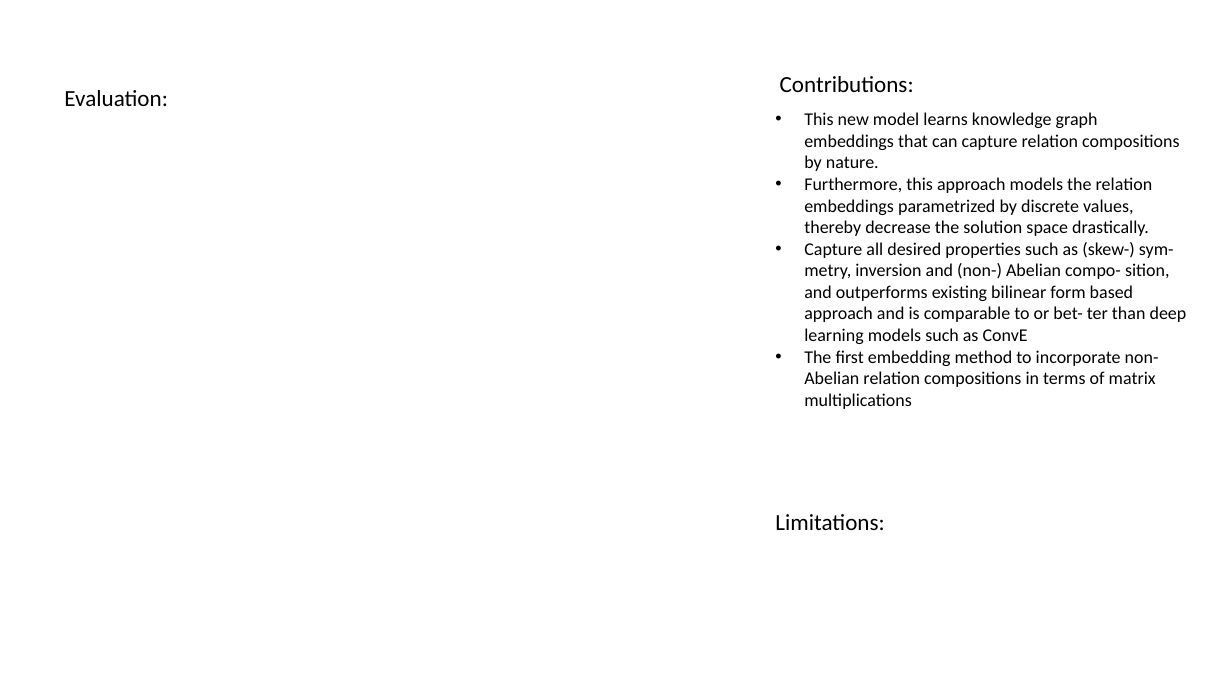
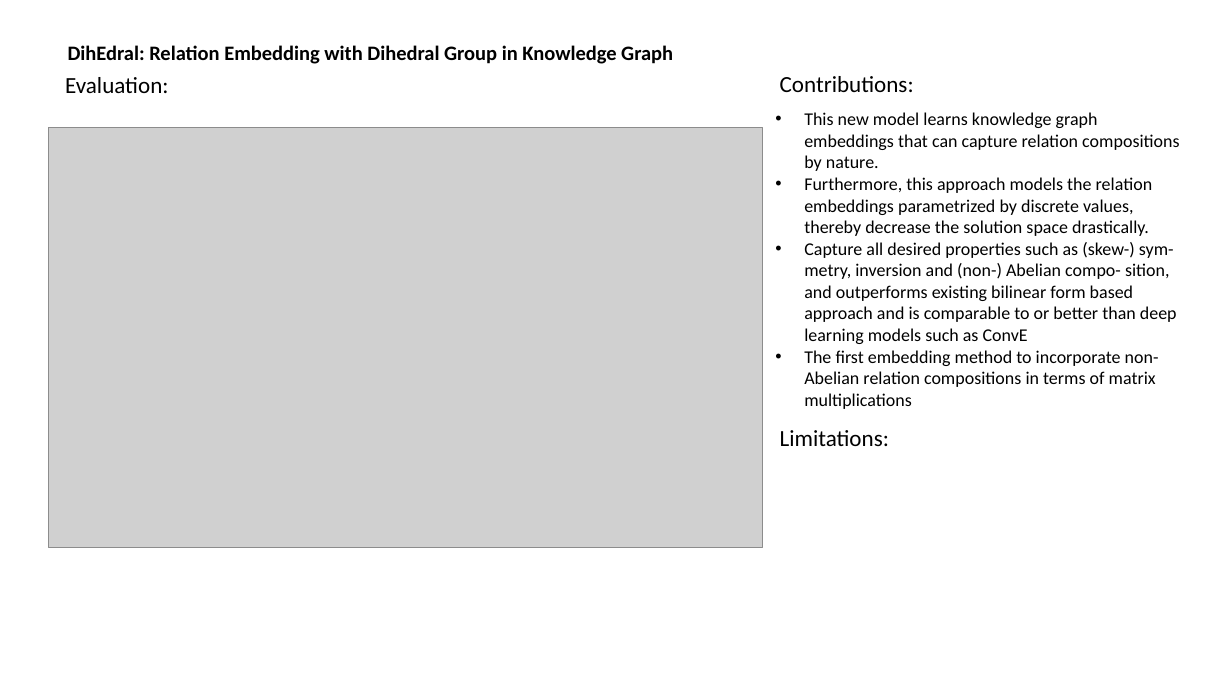
Before and after one commit to sylviawangfr/KGpaper, a slide deck: slide 4 of slides.pptx. Drawn at 1232x693 pixels with LibreOffice and Linux fonts; fonts in the diff are those of the drawing; grey boxes stand for pictures. Boxes give left, top, right and bottom in pixels: in the first picture for what was removed or moved away, otherwise in the second. Text is boxed around its words. In the diff, an @@ line names an element or a change of style, - is before the commit and + after.

```diff
--- a/slides.pptx
+++ b/slides.pptx
@@ text added at (68,45,673,64), 16 pt, text #000000, bold @@
+DihEdral: Relation Embedding with Dihedral Group in Knowledge Graph
@@ text "Evaluation:": place and size @@
-text "Evaluation:" at (64,90,167,106)
+text "Evaluation:" at (65,77,168,93)
@@ picture added at (48,128,763,548) @@
@@ text at (804,242,1177,344): text changed @@
-• Capture all desired properties such as (skew-) sym- metry, inversion and (non-) Abelian compo- sition, and outperforms existing bilinear form based approach and is comparable to or bet- ter than deep learning models such as ConvE
+• Capture all desired properties such as (skew-) sym- metry, inversion and (non-) Abelian compo- sition, and outperforms existing bilinear form based approach and is comparable to or better than deep learning models such as ConvE
@@ text "Limitations:": place and size @@
-text "Limitations:" at (775,514,884,530)
+text "Limitations:" at (780,430,889,446)
```
Also in this commit, not shown: 4 other slides changed, 8 slides added, 1 other file.
